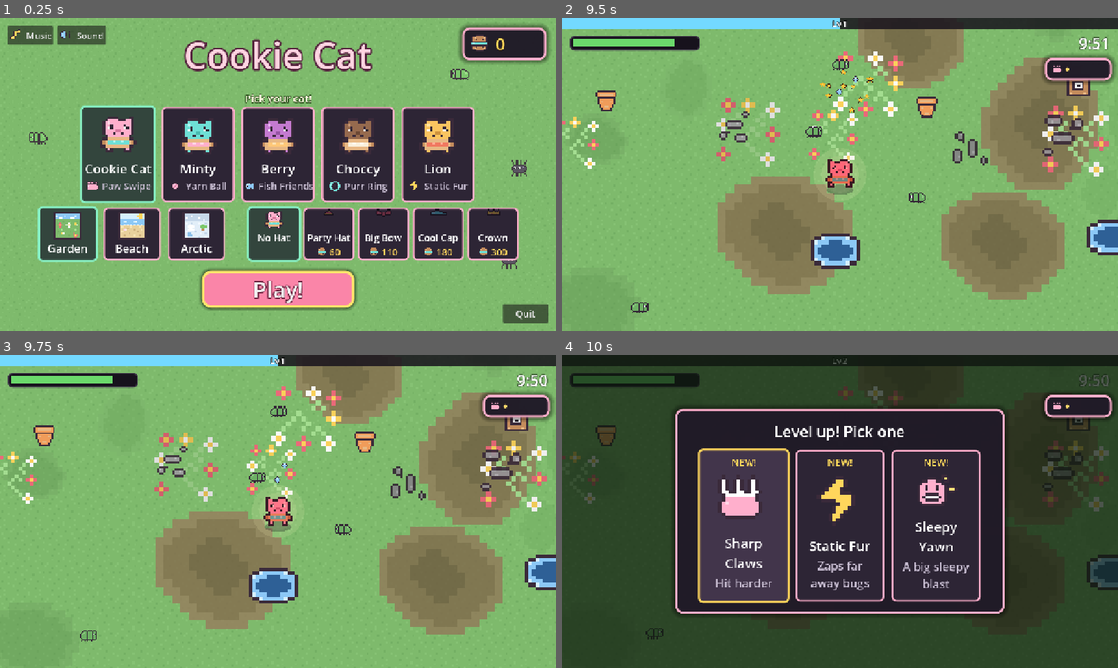
Above: before the commit, frames 1-4 (two rows, left to right).
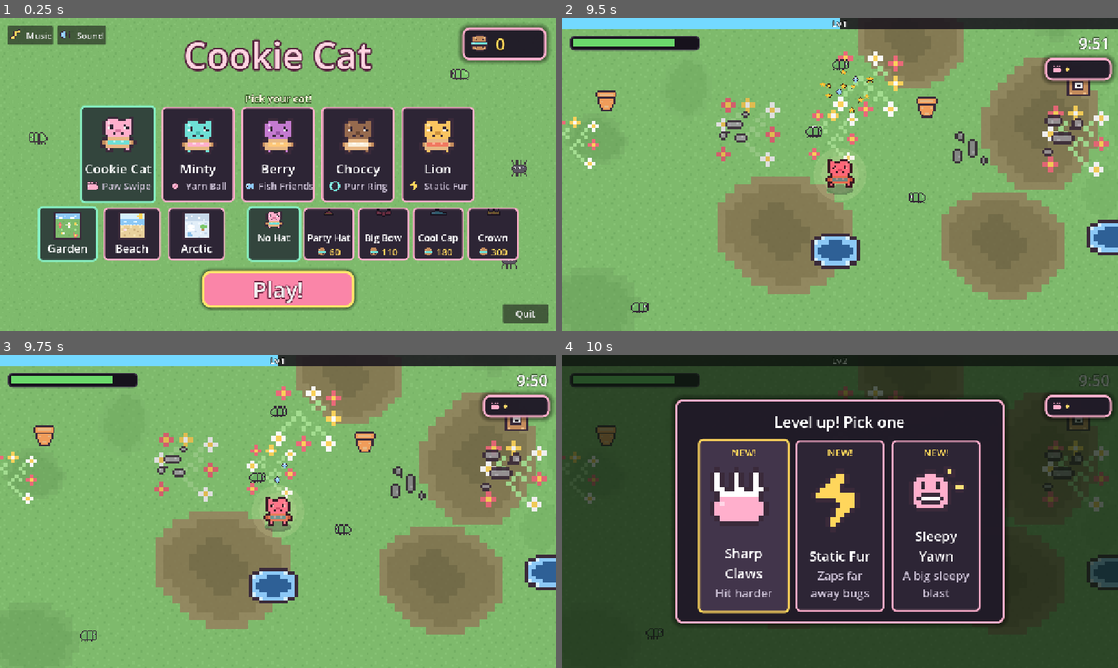
Above: after the commit, the same moments.

Repository: lukew-cogapp/cookie-cat
Game: Godot game, scene res://scenes/start_screen.tscn
Two runs of this game, one before a commit and one after it. Both use one fixed random seed, a clock stepped at 60 frames per second and the inputs below.
Inputs (mouse positions are in pixels of both pictures, inside the frame that each line leads up to):
- Up to frame 1 (0.25 s): no input
- Up to frame 2 (9.5 s): click "Play!" at 0.5 s; tap Enter at 1.25, 4.35 s; move the mouse to (962, 158) at 1.27 s; hold D (move_right) 1.28-2 s; tap Space (confirm) at 1.35, 8.85 s; click (962, 158) at 1.42 s; drag from (728, 190) to (812, 237) at 2.02 s; move the mouse to (895, 105) at 2.77 s; hold D (move_right) 2.78-3.5 s; tap Alt at 2.85 s; drag from (812, 237) to (673, 127) at 3.52 s; move the mouse to (1006, 221) at 4.27 s; hold A (move_left) 4.28-5 s; drag from (673, 127) to (756, 96) at 5.02 s; move the mouse to (867, 174) at 5.77 s; hold S (move_down) 5.78-6.5 s; hold Shift 5.78-6.5 s; click (867, 174) at 5.92 s; drag from (756, 96) to (728, 190) at 6.52 s; move the mouse to (962, 158) at 7.27 s; hold W (move_up) 7.28-8 s; tap Ctrl at 7.35 s; drag from (728, 190) to (812, 237) at 8.02 s; move the mouse to (895, 105) at 8.77 s; hold S (move_down) from 8.78 s (still down)
- Up to frame 3 (9.75 s): release S (move_down) at 9.5 s; drag from (250, 574) to (111, 464) at 9.52 s
- Up to frame 4 (10 s): no input

Frames 1-3 are identical in both runs. In frame 4, 11% of the frame differs, in the area x 20-80%, y 13-87%.

Commit message:
Stop a three-line blurb spilling out of its card
The picker panel was pinned to a fixed height, so the two longest
blurbs wrapped to three lines and the last word fell through the
bottom border.

Diff:
--- a/scenes/hud.tscn
+++ b/scenes/hud.tscn
@@ -124,9 +124,9 @@
 anchor_right = 0.5
 anchor_bottom = 0.5
 offset_left = -370.0
-offset_top = -230.0
+offset_top = -252.0
 offset_right = 370.0
-offset_bottom = 230.0
+offset_bottom = 252.0
 grow_horizontal = 2
 grow_vertical = 2
 
--- a/scripts/tuning.gd
+++ b/scripts/tuning.gd
@@ -876,7 +876,10 @@
 const HEALTH_LOW_BELOW := 0.3
 
 const BANNER_TIME := 1.6
-const CARD_SIZE := Vector2(200, 250)
+## Tall enough for a three-line blurb. At 250 the longest two ("Pick things up
+## further away", "Milk puddles slow bugs down") wrapped to three lines and the
+## last one spilled through the bottom border.
+const CARD_SIZE := Vector2(200, 280)
 
 # --- Text sizes ---
 ## Sized for a phone first, which is where this is actually played, and where
